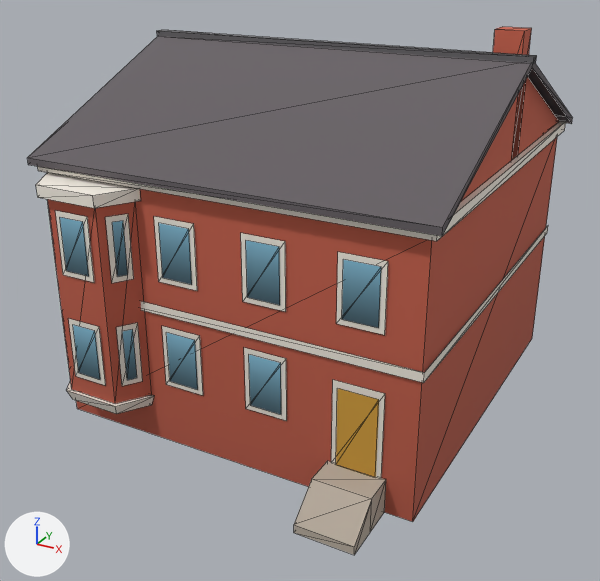
Two versions of the glTF model newcity/art/kit/vee_right2_far.glb, one commit apart.
Before and after are seen from a camera (50 mm lens) standing at (11.57, -22.67, 14.19) and looking at (0.07, -1.76, 3.74). Arrows for +X, +Y and +Z are at lower left; the lights stay in place. The older version comes first. Mesh edges are drawn as thin lines. Vertices at exactly the same position are counted once.

In view in the first picture: 'vee_right2_far'.
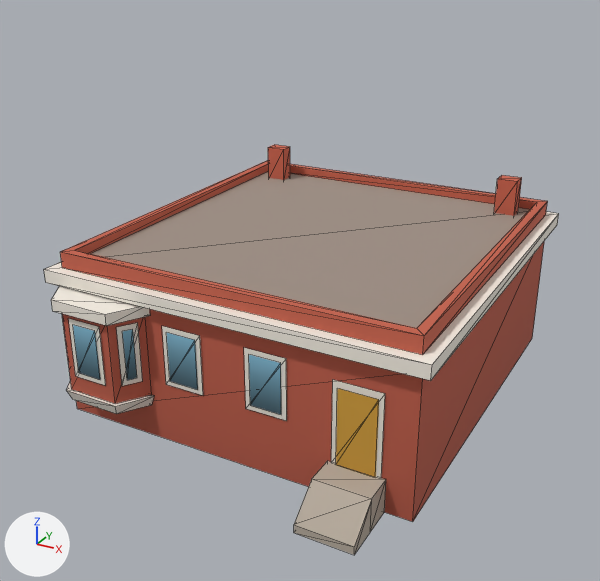
Boxes [x1, y1, x2, y2] around the edits, measured in the pictures (600 x 581 px; the box of a moved part takes in the faces that stretch with it):
'vee_right2_far', reshaped (22% shorter)
    before: [27, 27, 572, 555]
    after: [44, 145, 559, 555]
part 1 of me_vee_right2_far, moved or reshaped
    before: [36, 173, 141, 208]
    after: [51, 286, 150, 326]
part 2 of me_vee_right2_far, moved or reshaped
    before: [157, 30, 537, 64]
    after: [44, 212, 559, 381]
part 3 of me_vee_right2_far, moved or reshaped
    before: [493, 27, 532, 161]
    after: [494, 175, 522, 216]
part 4 of me_vee_right2_far, moved or reshaped
    before: [37, 120, 566, 241]
    after: [268, 145, 290, 180]
part 5 of me_vee_right2_far, added
    after: [60, 161, 548, 355]
part 6 of me_vee_right2_far, deleted
    before: [27, 36, 572, 383]
part 7 of me_vee_right2_far, cut back
    before: [47, 137, 557, 522]
    after: [62, 242, 544, 522]

Patch to the scene script:
```diff
--- a/newcity/art/kit/vee_right2_far.glb.py
+++ b/newcity/art/kit/vee_right2_far.glb.py
@@ me_vee_right2_far @@
 # used by ob_vee_right2_far; location = (0.0, 0.0, 0.0)
 # verts and faces of me_vee_right2_far; kept vertices keep their numbers, new ones are numbered from 200
 # before: 4 (-5.75, -6.0, 7.85), 5 (5.75, -6.0, 7.85), 6 (5.75, 6.0, 7.85), 7 (-5.75, 6.0, 7.85), 12 (5.81, -6.06, 4.19) at pixel (423, 382)
 # before: 13 (5.81, 6.06, 4.19) at pixel (547, 232), 14 (5.81, 6.06, 4.47) at pixel (548, 225), 15 (5.81, -6.06, 4.47) at pixel (424, 372), 16 (-5.81, 6.06, 4.19), 17 (-5.81, -6.06, 4.19) at pixel (59, 289)
 # before: 18 (-5.81, -6.06, 4.47) at pixel (58, 280), 19 (-5.81, 6.06, 4.47), 84 (-4.95, -6.9, 7.45), 85 (-3.25, -6.9, 7.45), 86 (-2.65, -5.98, 7.45)
 # before: 87 (-5.55, -5.98, 7.45)
-me_vee_right2_far.from_pydata(...)  # 200 vertices, 168 faces; spans x -6.15..6.15, y -7.86..6.35, z 0.0..11.65
+me_vee_right2_far.from_pydata(...)  # 132 vertices, 132 faces; spans x -6.07..6.07, y -7.86..6.32, z 0.0..6.29
+# me_vee_right2_far part 1: the loose piece of 8 vertices spanning x -5.75..-2.45, y -7.1..-5.98, z 7.45..7.8 is moved by (0.0, 0.0, -3.4)
+# me_vee_right2_far part 2: the loose piece of 8 vertices spanning x -6.15..6.15, y -0.14..0.14, z 10.87..11.05 is scaled about its middle by (0.987, 45.1, 2.33), then moved by (0.0, 0.0, -6.3)
+# me_vee_right2_far part 3: the loose piece of 8 vertices spanning x 4.95..5.75, y 0.2..0.9, z 7.85..11.65 is scaled about its middle by (0.875, 0.714, 0.342), then moved by (-0.8, 4.4, -4.11)
+# me_vee_right2_far part 4: the loose piece of 8 vertices spanning x -5.93..5.93, y -6.18..6.18, z 7.85..8.15 is scaled about its middle by (0.059, 0.0405, 4.33), then moved by (-4.55, 4.95, -2.36)
+# me_vee_right2_far part 5: a new loose piece of 16 vertices spanning x -5.7..5.7, y -5.95..5.95, z 4.87..5.37, in mat_kit_atlas (picture img_atlas)
+# me_vee_right2_far part 6: 16 loose pieces with 76 vertices, spanning x -6.1..6.1, y -6.96..6.35, z 4.19..10.95, are deleted
+# me_vee_right2_far part 7
+delete_vertices([*range(12, 20)])  # with the faces that use them
+for i in [*range(4, 8), *range(84, 88)]: verts[i] += (0.0, 0.0, -3.4)
 me_vee_right2_far.materials.append(mat_kit_atlas)
```
